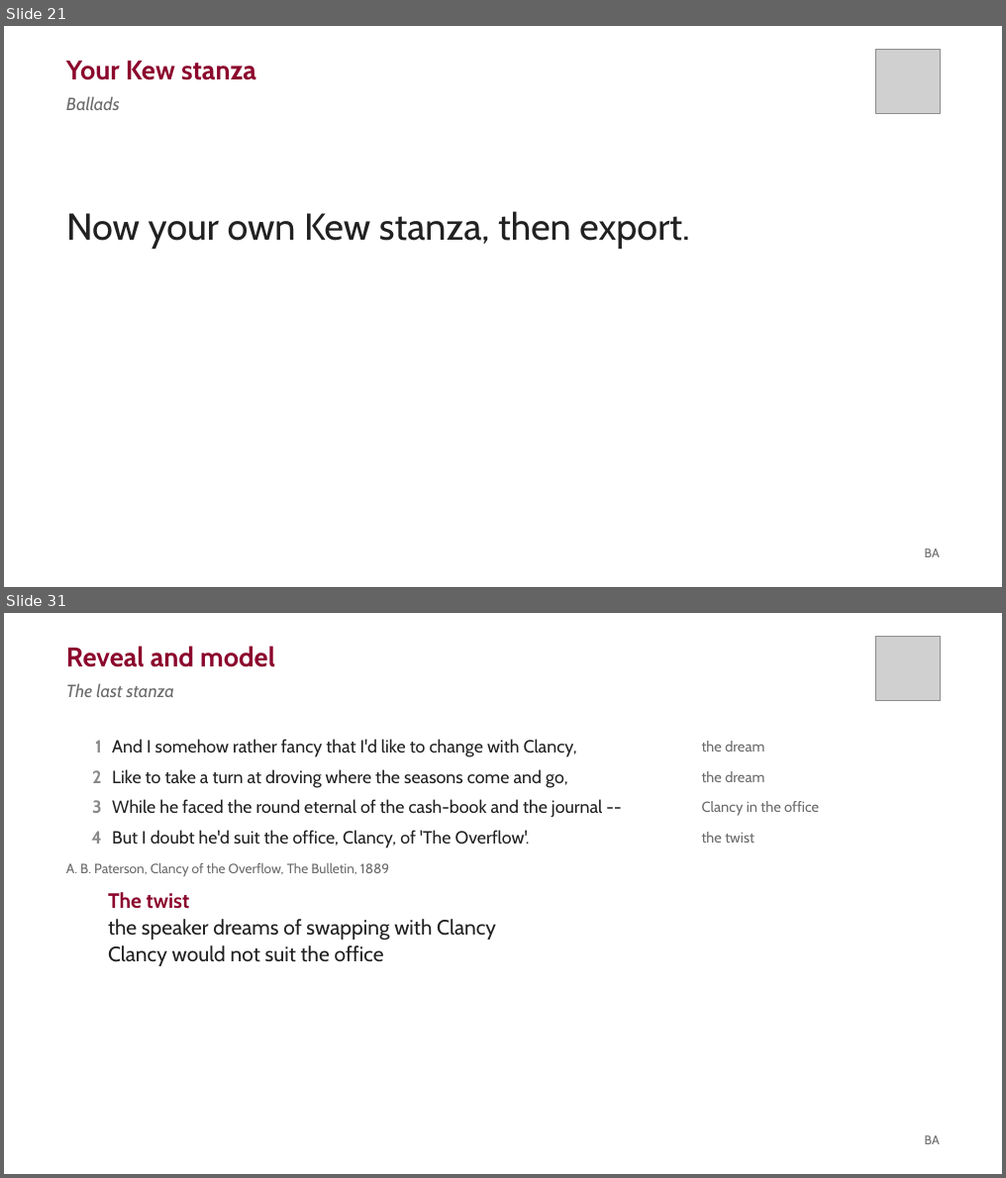
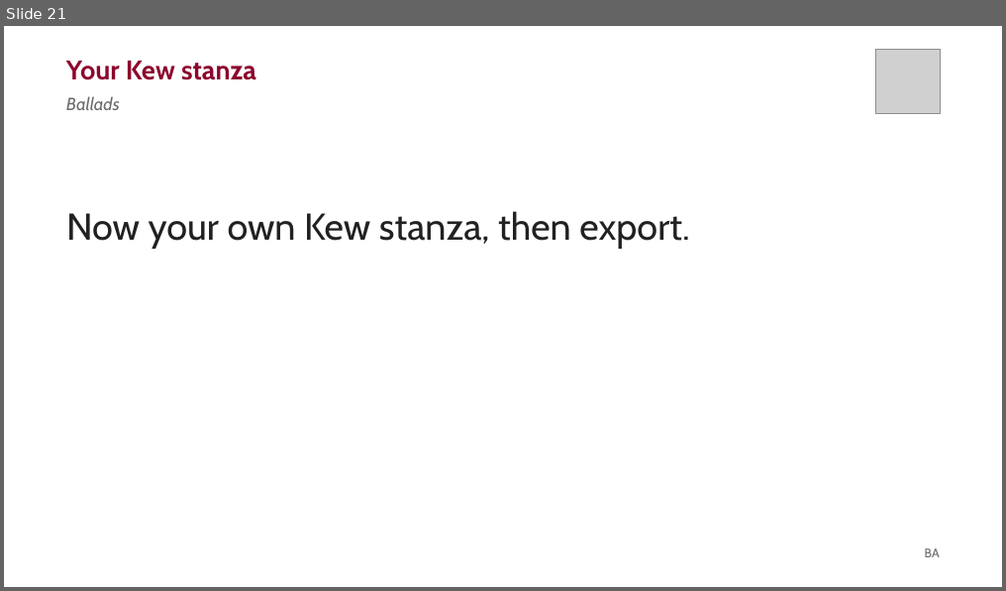
Before and after one commit to liaminhawai-cmd/Bone-Sparrow, a slide deck: BalladsDeck.pptx. Shown one above the other, each under a label of ours: slides 21 and 31 before the commit, slide 21 after it; the slides between them are not shown. The pictures are 1006x1178 and 1006x591 pixels, drawn with LibreOffice and Linux fonts; fonts in the diff are those of the drawing; grey boxes stand for pictures. Boxes give left, top, right and bottom in pixels: in the first picture for what was removed or moved away, otherwise in the second. Text is boxed around its words. In the diff, an @@ line names an element or a change of style, - is before the commit and + after.

```diff
--- a/BalladsDeck.pptx
+++ b/BalladsDeck.pptx
@@ slide 31 removed at [4,613,1002,1174], background #FFFFFF @@
@@ picture removed at [875,636,940,700] @@
@@ text removed at [66,646,275,667] @@
-Reveal and model
@@ text removed at [66,683,174,697] @@
-The last stanza
@@ text removed at [95,740,102,753] @@
-1
@@ text removed at [112,739,577,758] @@
-And I somehow rather fancy that I'd like to change with Clancy,
@@ text removed at [702,741,764,752] @@
-the dream
@@ text removed at [92,770,101,783] @@
-2
@@ text removed at [112,769,568,788] @@
-Like to take a turn at droving where the seasons come and go,
@@ text removed at [702,771,764,782] @@
-the dream
@@ text removed at [92,800,102,813] @@
-3
@@ text removed at [112,799,602,817] @@
-While he faced the round eternal of the cash-book and the journal --
@@ text removed at [702,801,819,816] @@
-Clancy in the office
@@ text removed at [91,831,101,844] @@
-4
@@ text removed at [112,830,530,849] @@
-But I doubt he'd suit the office, Clancy, of 'The Overflow'.
@@ text removed at [702,832,754,843] @@
-the twist
@@ text removed at [66,863,389,876] @@
-A. B. Paterson, Clancy of the Overflow, The Bulletin, 1889
@@ text removed at [108,892,496,966] @@
-The twist
-the speaker dreams of swapping with Clancy
-Clancy would not suit the office
@@ text removed at [925,1136,940,1145] @@
-BA
```
Also in this commit, not shown: 2 slides changed, 13 other slides removed, 5 other files.
